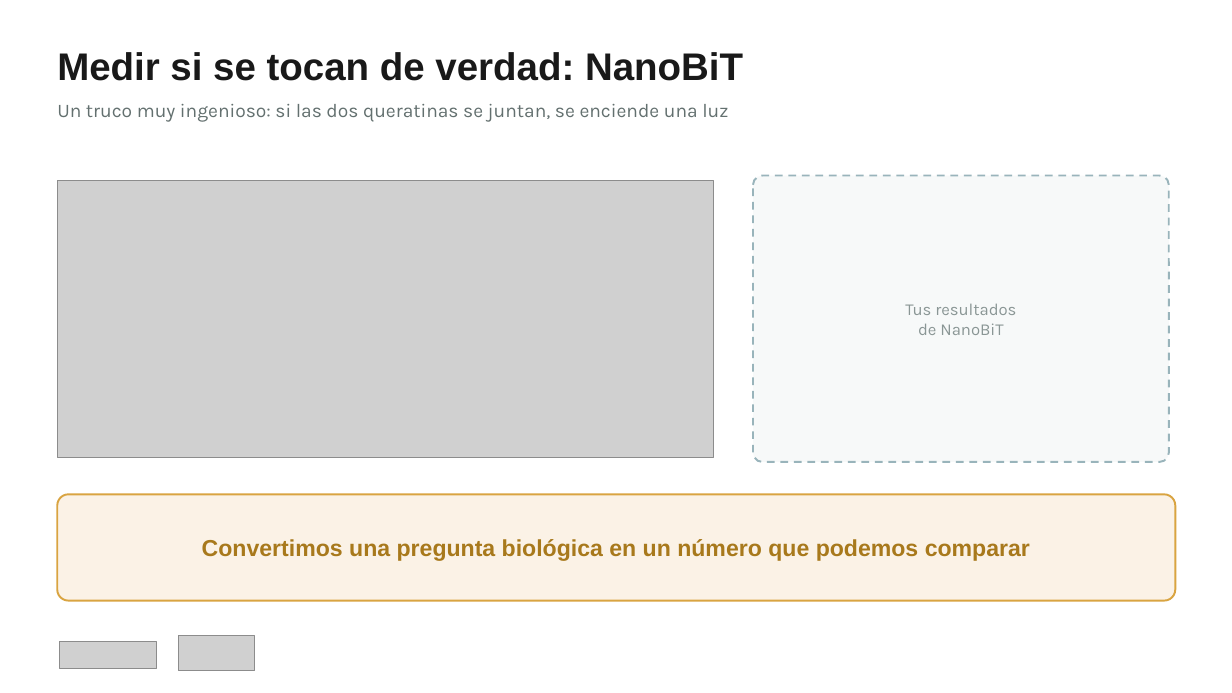
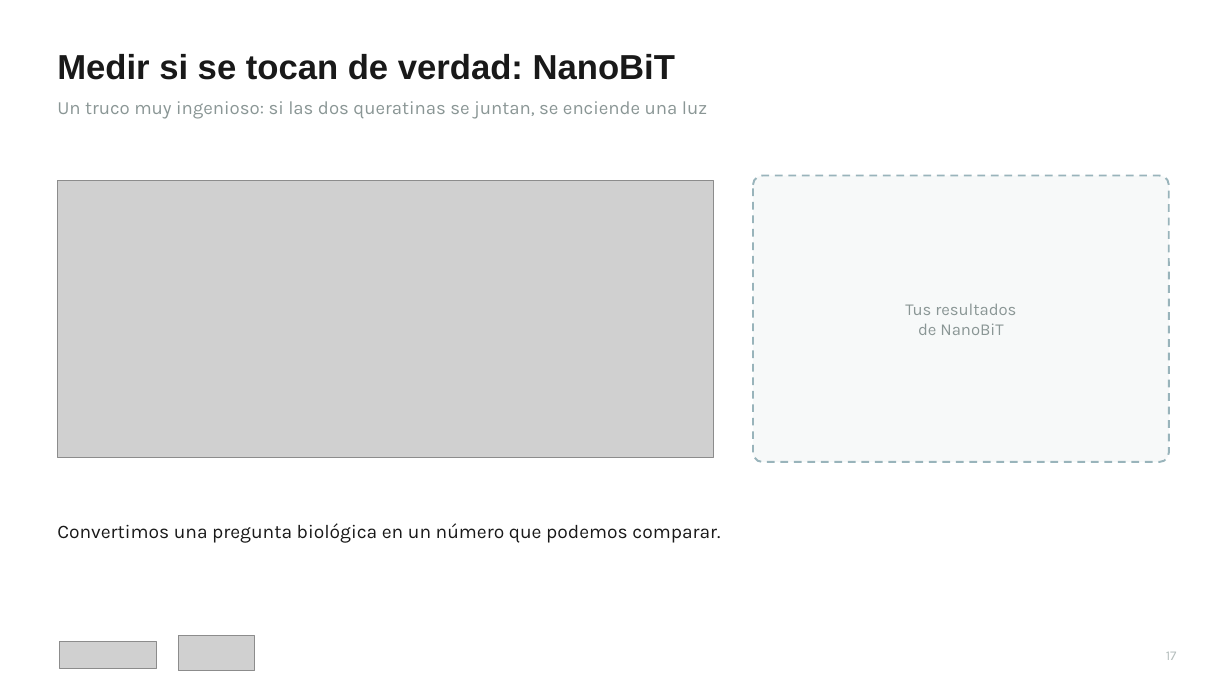
Before and after one commit to mariazubilase-wq/tesis, a slide deck: slide 18 of Ictiosis_epidermolitica_pacientes.pptx. Drawn at 1232x693 pixels with LibreOffice and Linux fonts; fonts in the diff are those of the drawing; grey boxes stand for pictures. Boxes give left, top, right and bottom in pixels: in the first picture for what was removed or moved away, otherwise in the second. Text is boxed around its words. In the diff, an @@ line names an element or a change of style, - is before the commit and + after.

```diff
--- a/Ictiosis_epidermolitica_pacientes.pptx
+++ b/Ictiosis_epidermolitica_pacientes.pptx
@@ text "Medir si se tocan de ..." at (x1=57, y1=54, x2=675, y2=80): size 30 to 27 pt @@
@@ text "Un truco muy ingenioso: si ..." at (x1=57, y1=101, x2=707, y2=119): size 15 to 14.5 pt, text colour #63706F to #8A9695 @@
@@ rounded rectangle removed at (x1=57, y1=494, x2=1176, y2=601) @@
@@ text at (x1=57, y1=523, x2=720, y2=543): text changed; size 18 to 15 pt; font Arial to Karla; text colour #A8791C to #191919; bold off @@
-Convertimos una pregunta biológica en un número que podemos comparar
+Convertimos una pregunta biológica en un número que podemos comparar.
@@ text added at (x1=1166, y1=652, x2=1177, y2=660), 10.5 pt, text #B5BEBD @@
+17
```
Also in this commit, not shown: 25 other slides changed, 1 other file.
